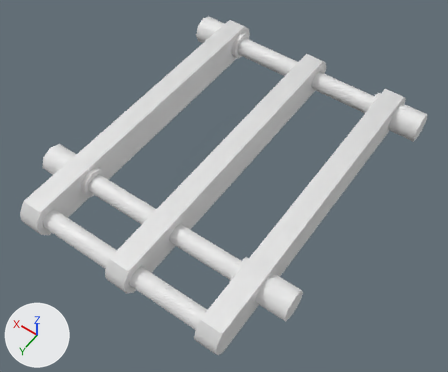
Renders of the FBX model Assets/FBX/GM_Vechicles/magnet/chassis.fbx from each side of a commit.
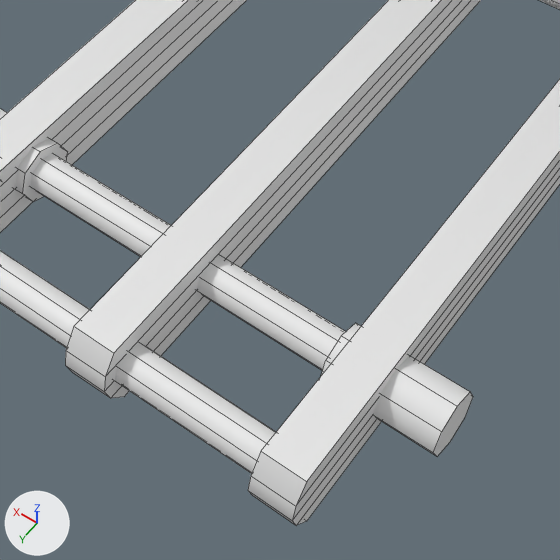
Each version appears first whole from a 50 mm camera at (-2.08, 2.96, 4.27) aimed at (-0.08, 0.17, -0.13), and next in a close-up on the part from 16% to 77% of the width and 27% to 100% of the height. The lights are fixed; the arrows at lower left show +X, +Y and +Z. The first two pictures are the older version. The close-ups show mesh edges as thin lines. Where no turn or scale is listed for an object, it has been applied to the vertices.

Names of what the first close-up shows: 'magnet_chassis'.
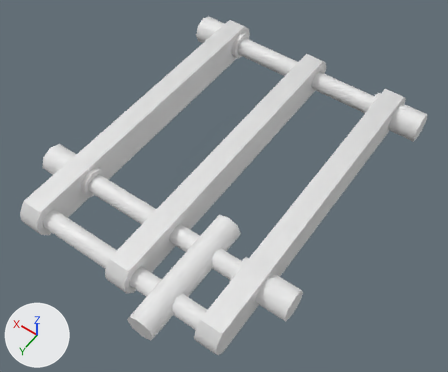
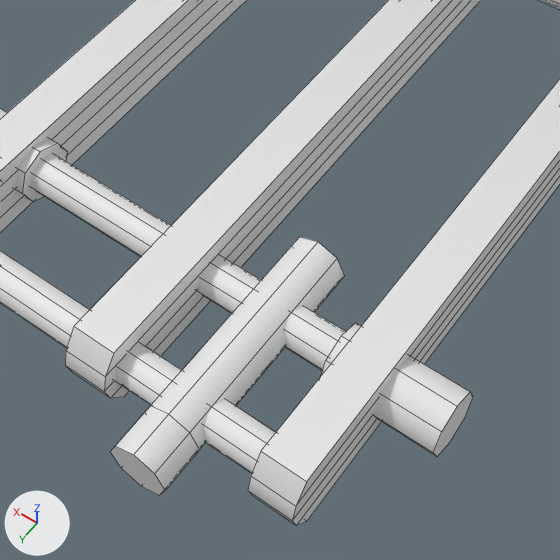
What differs and where, as boxes (x1, y1, x2, y2) in the close-ups (560 x 560 px):
```json
{"part": 1, "of": "me_cube_061", "change": "added", "after": [110, 237, 344, 495]}
```

The change, as JSON lines over the scene's bpy script:
```json
{"block": "me_cube_061", "where": "# used by ob_magnet_chassis; location = (0.0, 0.0, 0.0)"}
{"op": "remove", "block": "me_cube_061", "code": "me_cube_061.from_pydata(...)  # 172 vertices, 124 faces; spans x -1.24..1.3, y -1.6..1.52, z -0.17..0.17"}
{"op": "add", "block": "me_cube_061", "code": "me_cube_061.from_pydata(...)  # 196 vertices, 141 faces; spans x -1.24..1.3, y -1.6..1.69, z -0.17..0.17"}
{"block": "me_cube_061", "change": "me_cube_061 part 1: a new loose piece of 24 vertices spanning x -0.54..-0.29, y 0.57..1.69, z -0.13..0.13"}
```
